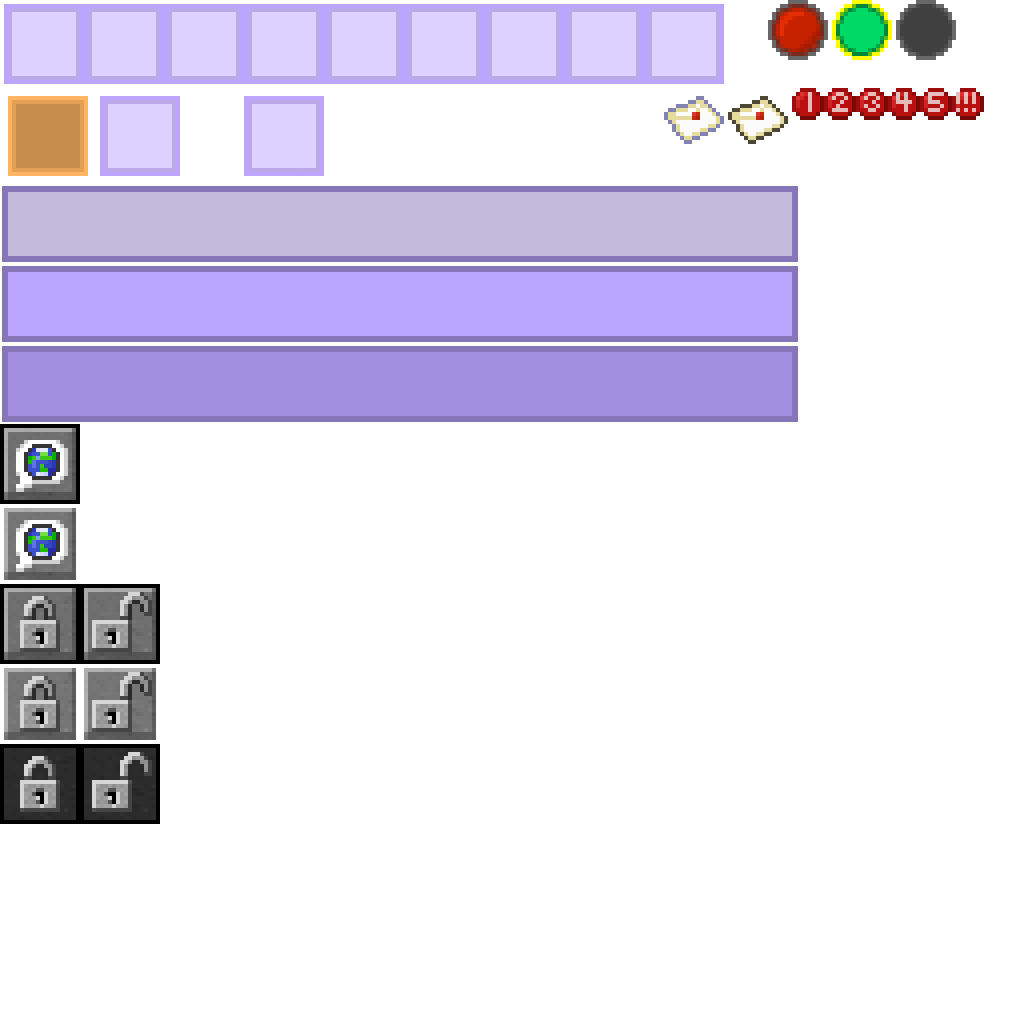
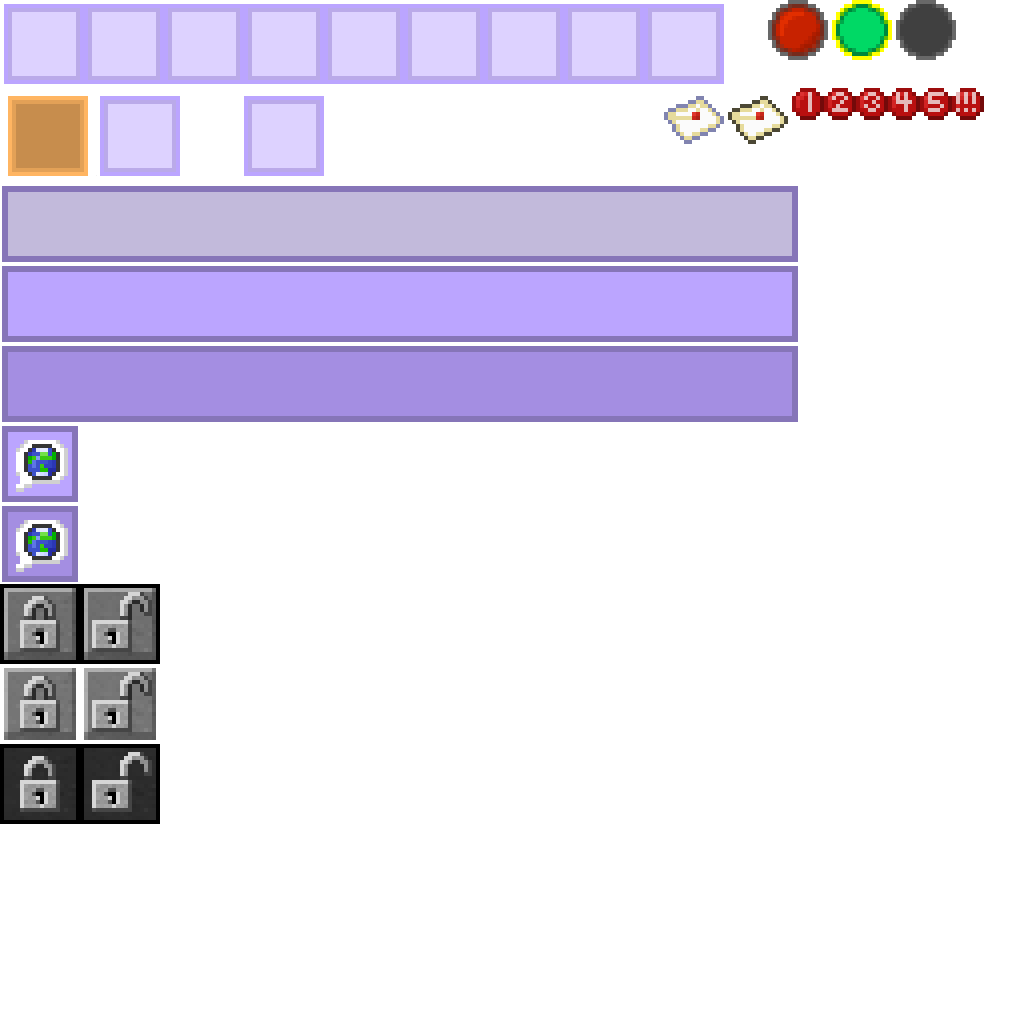
Comparing the layer stacks of the two 1024 × 1024 images. Changes:
painted on "Paint Layer 1" over [left=0, top=424, right=80, bottom=582]
painted on "widgets.png" over [left=0, top=424, right=80, bottom=582]
